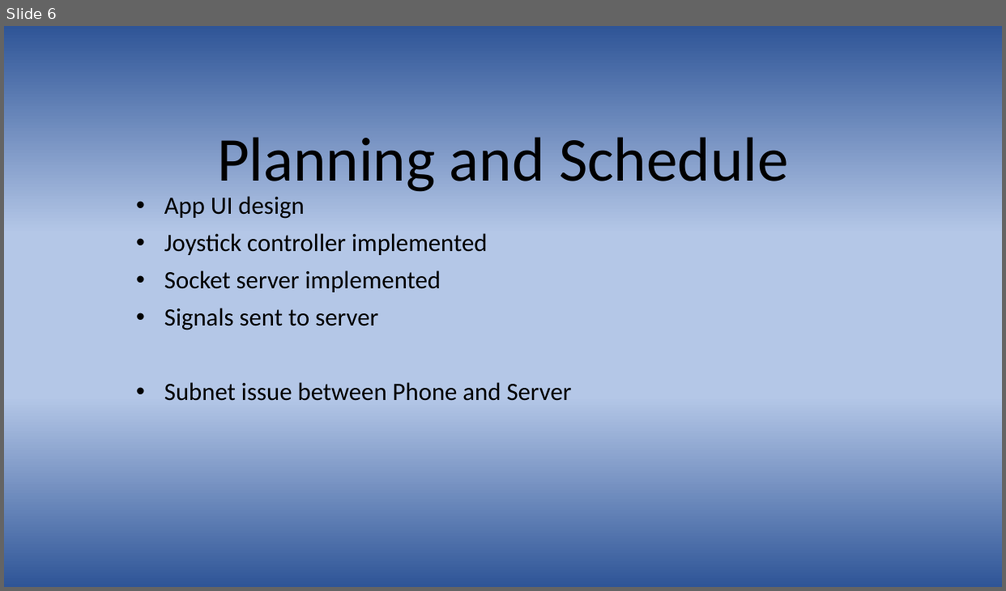
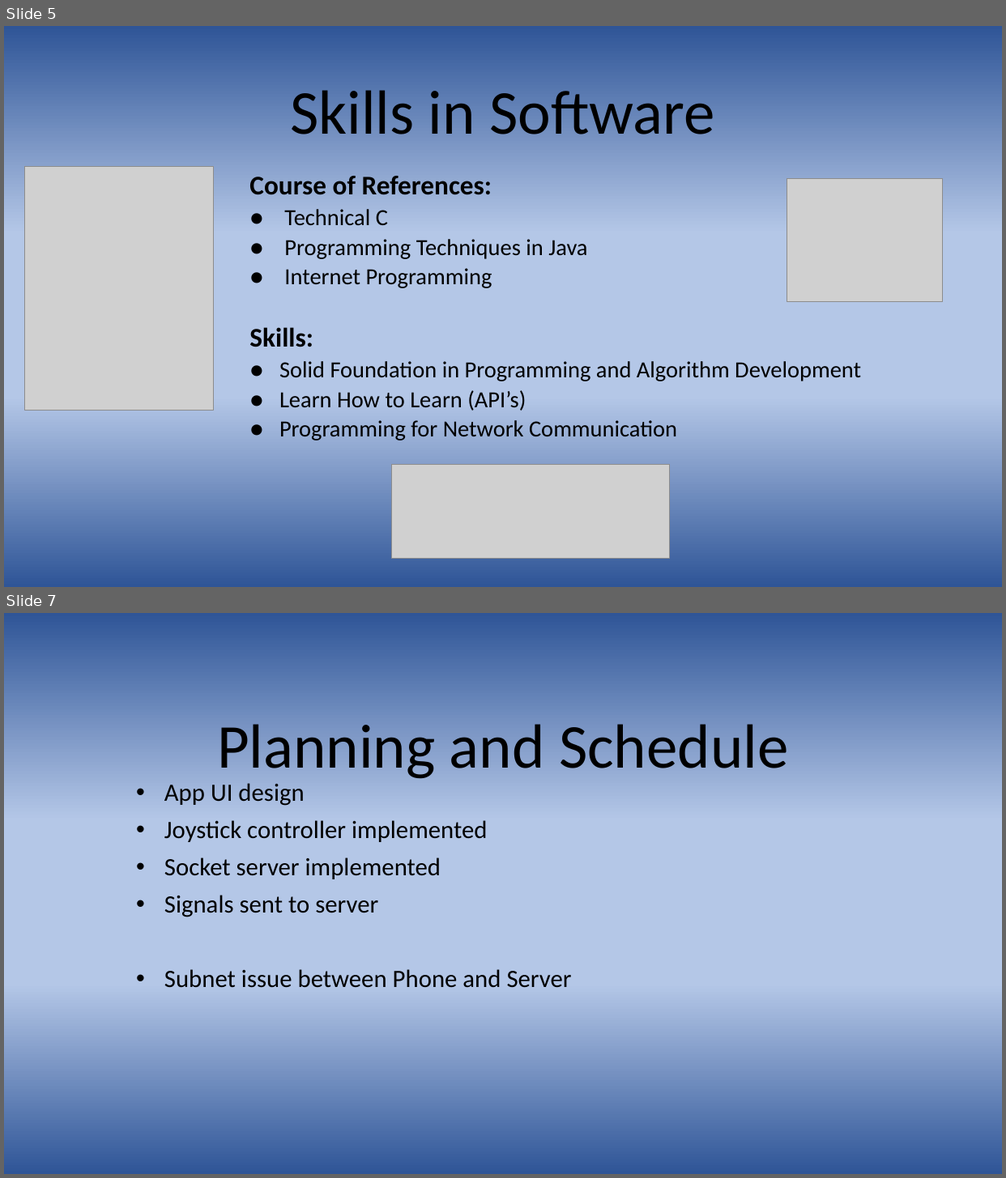
Before and after one commit to d-mariano/DeltaFountains, a slide deck: PresentDemo/Delta Fountains.pptx. Shown one above the other, each under a label of ours: slide 6 before the commit, slides 5 and 7 after it; the slides between them are not shown. The pictures are 1006x591 and 1006x1178 pixels, drawn with LibreOffice and Linux fonts; fonts in the diff are those of the drawing; grey boxes stand for pictures. Boxes give left, top, right and bottom in pixels: in the first picture for what was removed or moved away, otherwise in the second. Text is boxed around its words. In the diff, an @@ line names an element or a change of style, - is before the commit and + after.

Commit message:
Included Back-end Algorithms Presentation and Videos

```diff
--- a/PresentDemo/Delta Fountains.pptx
+++ b/PresentDemo/Delta Fountains.pptx
@@ slide 5 added at box(4, 26, 1002, 587), background gradient #2F5597 to #B4C7E7 @@
@@ title added at box(290, 90, 714, 135), 60 pt, text #000000 @@
+Skills in Software
@@ picture added at box(25, 167, 214, 411) @@
@@ subtitle added at box(249, 176, 861, 441), 22.2 pt, text #000000 @@
+Course of References:
+● Technical C
+● Programming Techniques in Java
+● Internet Programming
+Skills:
+● Solid Foundation in Programming and Algorithm Development
+● Learn How to Learn (API’s)
+● Programming for Network Communication
@@ picture added at box(787, 179, 943, 301) @@
@@ picture added at box(392, 465, 670, 558) @@
@@ what was slide 6 is now slide 7 @@
```
Also in this commit, not shown: 1 slide changed, 5 other slides added, 5 slides removed.
